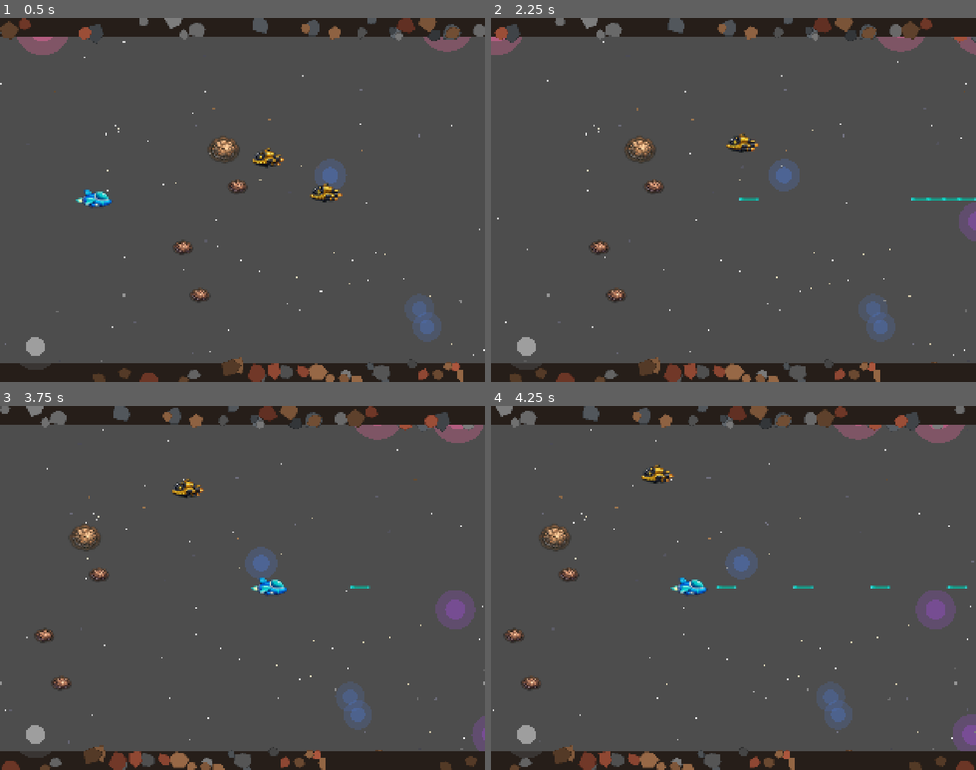
Above: before the commit, frames 1-4 (two rows, left to right).
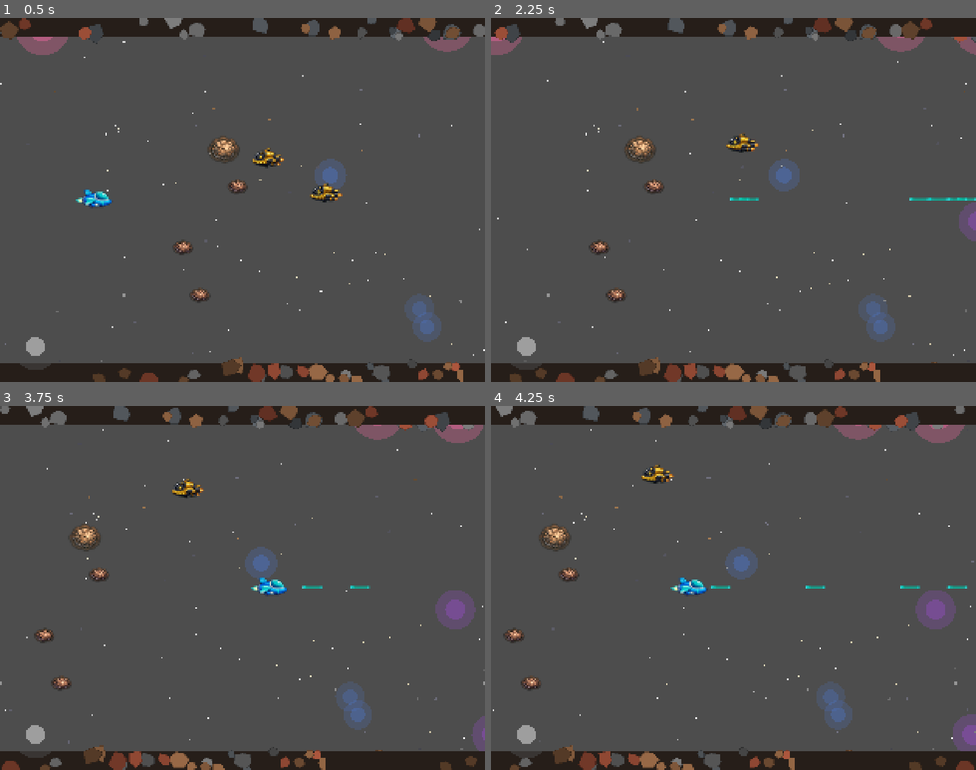
Above: after the commit, the same moments.

Repository: mattzollinhofer/space_scroller
Game: Godot game, scene res://scenes/main.tscn
The game is run twice, just before and just after one commit, with the same random seed, the same clock (stepped at 60 frames per second) and the same inputs.
Inputs (mouse positions are in pixels of both pictures, inside the frame that each line leads up to):
- Up to frame 1 (0.5 s): no input
- Up to frame 2 (2.25 s): move the mouse to (840, 181) at 0.52 s; hold D (move_right) 0.53-1.25 s; hold Space (shoot) 0.53-1.25 s; click (840, 181) at 0.67 s; drag from (636, 218) to (685, 149) at 1.27 s; move the mouse to (782, 119) at 2.02 s; hold D (move_right) from 2.03 s (still down); hold Space (shoot) from 2.03 s (still down)
- Up to frame 3 (3.75 s): release D (move_right) at 2.75 s; release Space (shoot) at 2.75 s; drag from (218, 660) to (101, 682) at 2.77 s; move the mouse to (388, 642) at 3.52 s; hold A (move_left) from 3.53 s (still down); hold Space (shoot) from 3.53 s (still down)
- Up to frame 4 (4.25 s): keep holding A (move_left); keep holding Space (shoot)

Frame 1 is identical in both runs. In frame 2, less than 0.1% of the frame differs, in the area x 49-99%, y 49-51%; in frame 3, less than 0.1%; in frame 4, 0.2%, in the area x 45-89%, y 49-51%.

Commit message:
Support dual fire rates for tapping vs holding
Tap (quick burst): 0.12s cooldown (~8 shots/sec)
Hold (sustained): 0.25s cooldown (~4 shots/sec)

Tracks input state to detect new presses and applies the appropriate
fire rate. Rewards precise tapping with higher burst damage while
preventing hold-spam from being optimal.

Co-Authored-By: Claude <noreply@anthropic.com>

Diff:
--- a/scripts/player.gd
+++ b/scripts/player.gd
@@ -15,8 +15,11 @@
 ## Flashing interval during invincibility (seconds)
 @export var flash_interval: float = 0.1
 
-## Fire rate cooldown in seconds
-@export var fire_cooldown: float = 0.21
+## Fire rate cooldown for tapping (quick bursts)
+@export var tap_fire_cooldown: float = 0.12
+
+## Fire rate cooldown for holding (sustained spray)
+@export var hold_fire_cooldown: float = 0.25
 
 ## Projectile scene to spawn when shooting
 @export var projectile_scene: PackedScene
@@ -47,6 +50,9 @@
 
 ## Shooting cooldown timer
 var _fire_timer: float = 0.0
+
+## Track if fire was pressed last frame (for tap detection)
+var _was_firing: bool = false
 
 
 func _ready() -> void:
@@ -116,7 +122,11 @@
 		should_fire = should_fire or fire_button.is_pressed()
 
 	if should_fire and _fire_timer <= 0:
-		shoot()
+		# Detect if this is a new tap (wasn't firing last frame) or a hold
+		var is_new_tap = not _was_firing
+		shoot(is_new_tap)
+
+	_was_firing = should_fire
 
 	# Get keyboard input direction (normalized)
 	var keyboard_input = Input.get_vector("move_left", "move_right", "move_up", "move_down")
@@ -154,13 +164,14 @@
 
 
 ## Spawn a projectile from the player's position
-func shoot() -> void:
+func shoot(is_new_tap: bool = false) -> void:
 	if not projectile_scene:
 		push_warning("No projectile scene assigned to Player")
 		return
 
-	# Reset cooldown timer
-	_fire_timer = fire_cooldown
+	# Use faster tap rate for new presses, slower hold rate for continuous fire
+	var cooldown = tap_fire_cooldown if is_new_tap else hold_fire_cooldown
+	_fire_timer = cooldown
 
 	# Spawn projectile at player's position (offset slightly to the right)
 	var projectile = projectile_scene.instantiate()
